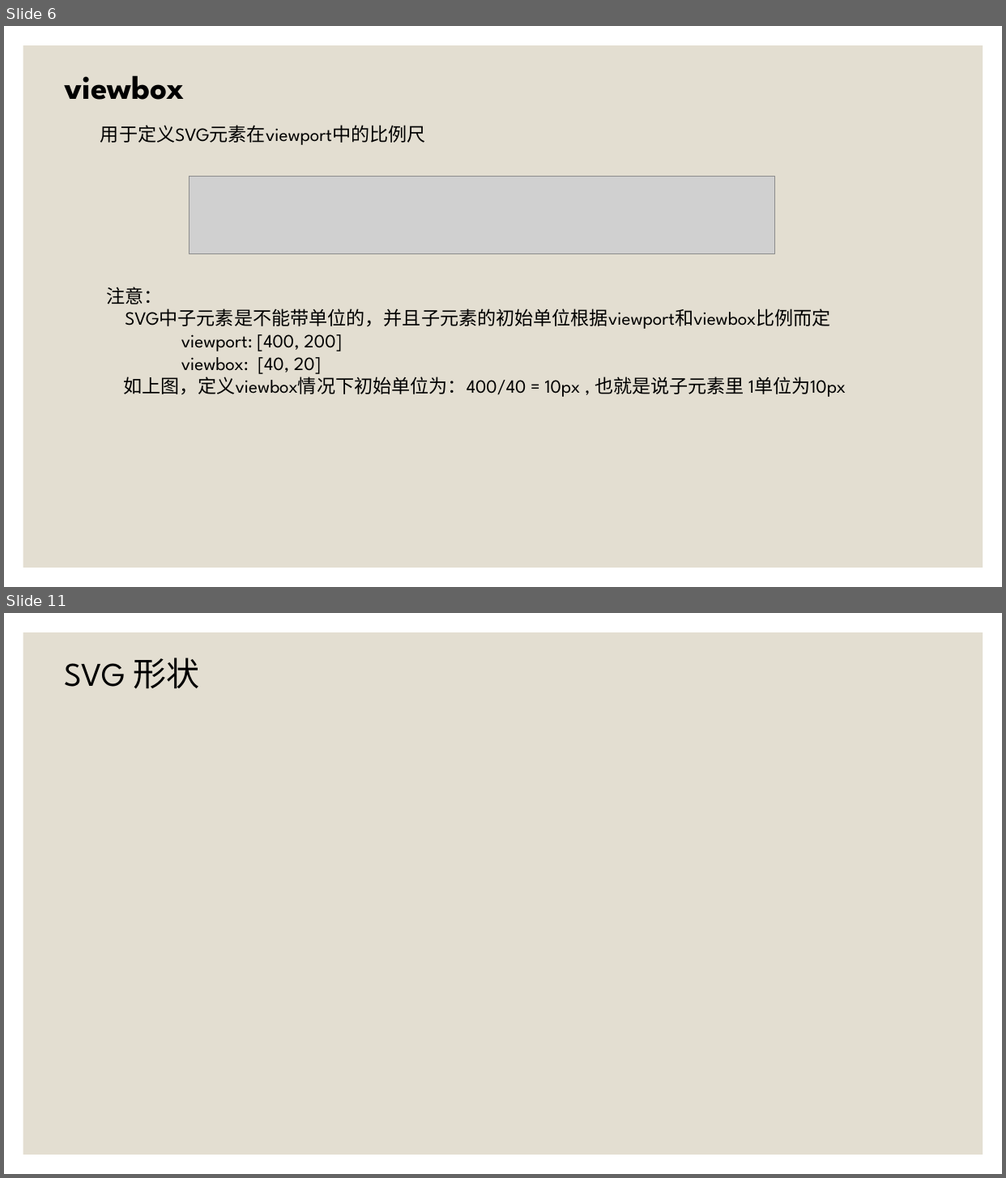
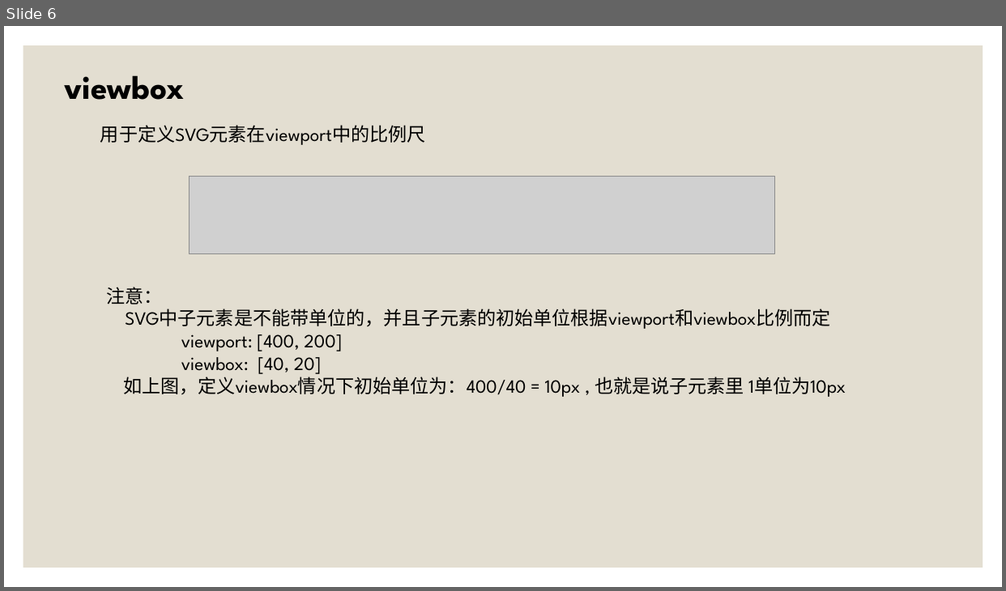
Before and after one commit to SouthLink/svg-demo, a slide deck: SVG动画 [自动保存] [自动保存].pptx. Shown one above the other, each under a label of ours: slides 6 and 11 before the commit, slide 6 after it; the slides between them are not shown. The pictures are 1006x1178 and 1006x591 pixels, drawn with LibreOffice and Linux fonts; fonts in the diff are those of the drawing; grey boxes stand for pictures. Boxes give left, top, right and bottom in pixels: in the first picture for what was removed or moved away, otherwise in the second. Text is boxed around its words. In the diff, an @@ line names an element or a change of style, - is before the commit and + after.

```diff
--- a/SVG动画 [自动保存] [自动保存].pptx
+++ b/SVG动画 [自动保存] [自动保存].pptx
@@ slide 11 removed at bbox=[4, 613, 1002, 1174], background #FFFFFF; not listed: 1 template element that a slide beside it also shows @@
@@ text removed at bbox=[64, 658, 200, 689] @@
-SVG 形状
```
Also in this commit, not shown: 9 slides changed, 3 slides added, 1 other slide removed, 13 other files.
